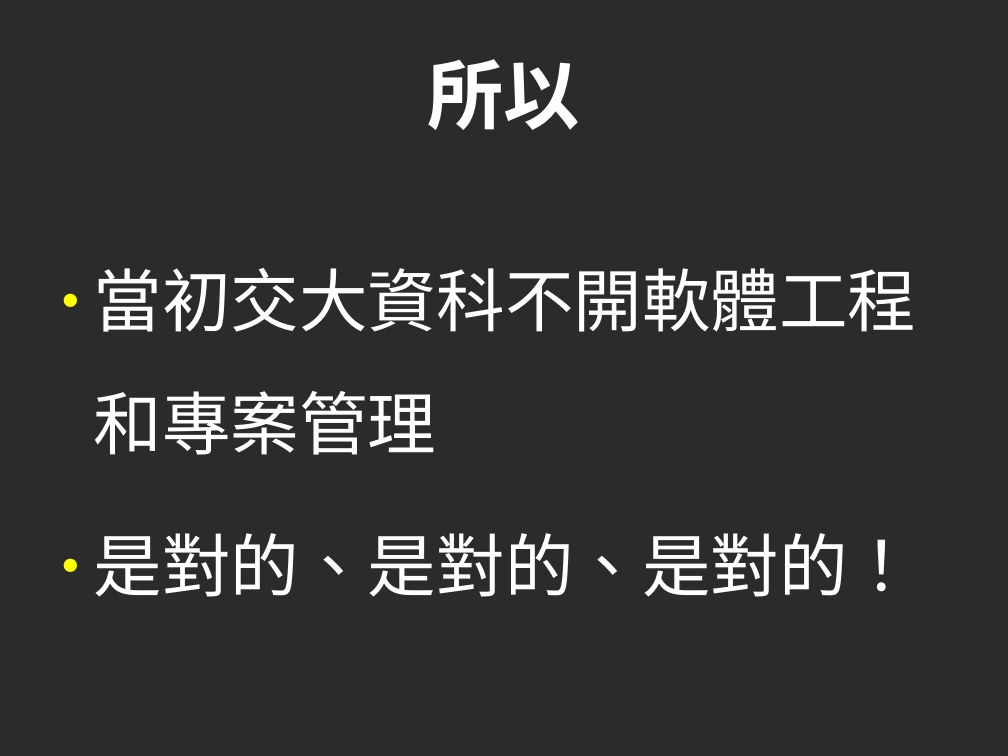
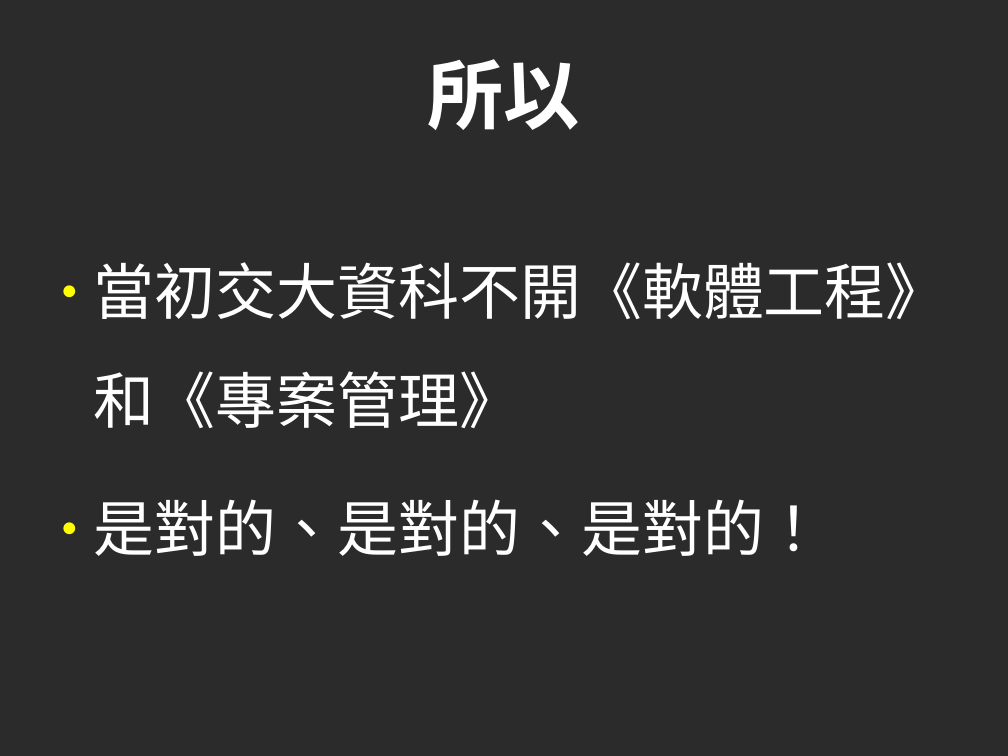
Before and after one commit to cccunimportant/10minSlides, a slide deck: slide 23 of 20minSePmSaDp.odp. Drawn at 1008x756 pixels with LibreOffice and Linux fonts; fonts in the diff are those of the drawing; background and template pictures are left out; a plain dark background stands for a picture behind light text. Boxes give left, top, right and bottom in pixels: in the first picture for what was removed or moved away, otherwise in the second. Text is boxed around its words. In the diff, an @@ line names an element or a change of style, - is before the commit and + after.

```diff
--- a/20minSePmSaDp.odp
+++ b/20minSePmSaDp.odp
@@ text at <box>94,262,947,428</box>: text changed; size 54 to 48 pt @@
-● 當初交大資科不開軟體工程和專案管理
+● 當初交大資科不開《軟體工程》和《專案管理》
@@ text at <box>94,499,825,556</box>: size 54 to 48 pt in "是對的、是對的、是對的！" @@
```
Also in this commit, not shown: 29 other slides changed, 4 other files.
